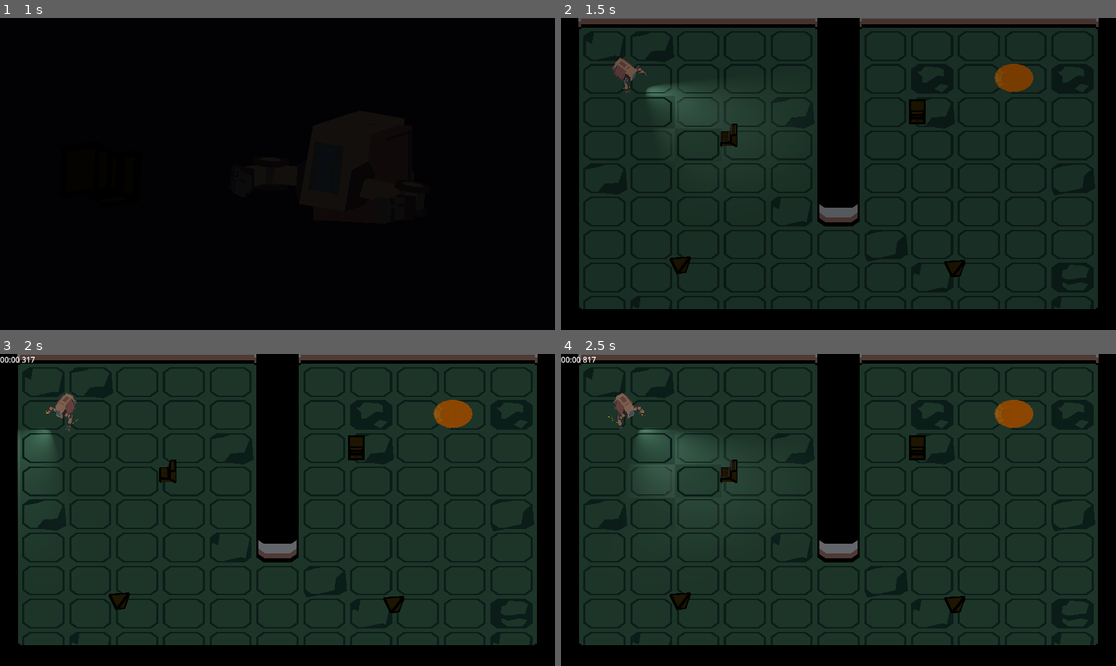
Above: before the commit, frames 1-4 (two rows, left to right).
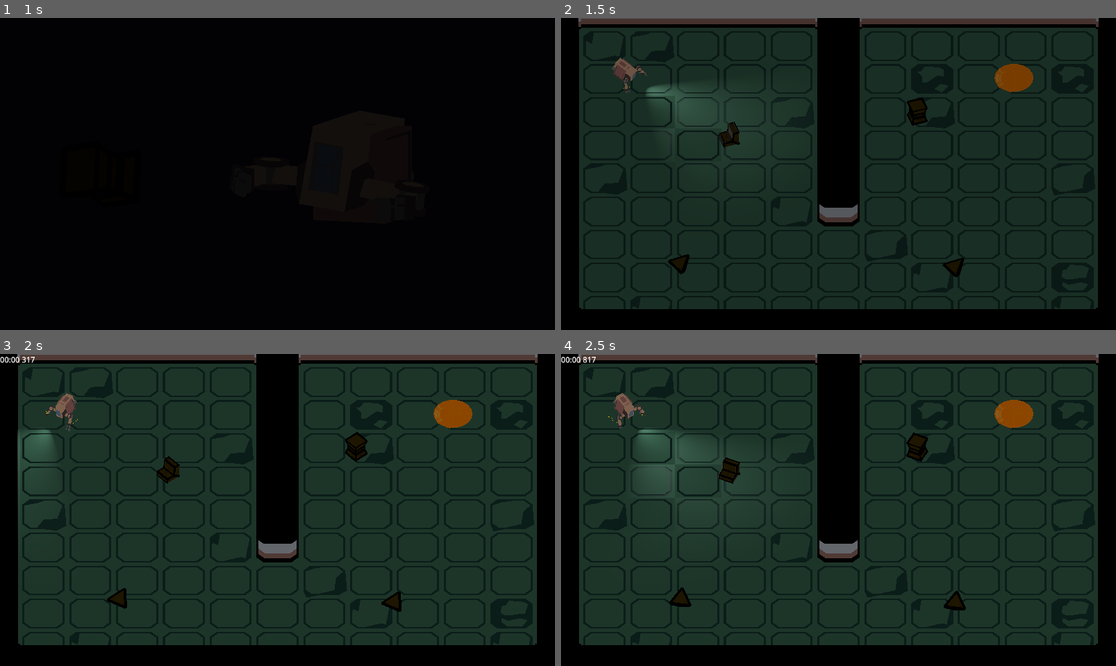
Above: after the commit, the same moments.

Repository: Wendfrey/GameJam6Submission
Game: Godot game, scene res://levels/RootMain.tscn
The game is run twice, just before and just after one commit, with the same random seed, the same clock (stepped at 60 frames per second) and the same inputs.
Inputs:
- Up to frame 1 (1 s): click "START" at 0.5 s
- Up to frame 2 (1.5 s): hold D (rotate_right) from 1.28 s (still down); hold Space (move_bracker) from 1.28 s (still down)
- Up to frame 3 (2 s): keep holding D (rotate_right); keep holding Space (move_bracker)
- Up to frame 4 (2.5 s): release D (rotate_right) at 2.03 s; release Space (move_bracker) at 2.03 s; hold A (rotate_left) from 2.03 s (still down); tap Space (move_bracker) at 2.1 s

Frame 1 is identical in both runs. In frame 2, 0.3% of the frame differs, in the area x 19-73%, y 25-84%; in frame 3, 0.5%; in frame 4, 0.5%.

Commit message:
Fix collectable for 987987 time and change object mixs and low probability

Diff:
--- a/SpeedJamGame/objects/collectable/collectable_item.gd
+++ b/SpeedJamGame/objects/collectable/collectable_item.gd
@@ -5,12 +5,18 @@
 func _ready():
 	if not is_in_group("pickup"):
 		add_to_group("pickup")
-	var dat = randi_range(0,$Mesh.get_child_count()-1);
-	#var ext = randi_range(0,$Mesh.get_child_count());
+
+	var last_index = $Mesh.get_child_count()-1
+	var dat = randi_range(0, last_index);
 	var ext = -1
-	for mesh in $Mesh.get_children():
-		mesh.visible = dat==0 || ext==0;
-		dat-=1; ext-=1;
+	#El hexagono mezclado queda feo
+	if randf() < 0.25 and dat < last_index:
+		var items = range(0, last_index) #Ignorara el hexagono
+		items.remove_at(dat)
+		ext = items.pick_random()
+
+	for i in range($Mesh.get_child_count()):
+		$Mesh.get_child(i).visible = (dat == i or ext == i)
 
 func _on_area_3d_body_entered(body):
 	visible = false
--- a/SpeedJamGame/objects/collectable/collectable_item.tscn
+++ b/SpeedJamGame/objects/collectable/collectable_item.tscn
@@ -557,5 +557,6 @@
 libraries = {
 "": SubResource("AnimationLibrary_aickq")
 }
+autoplay = "floatingTrash"
 
 [connection signal="body_entered" from="Area3D" to="." method="_on_area_3d_body_entered"]
